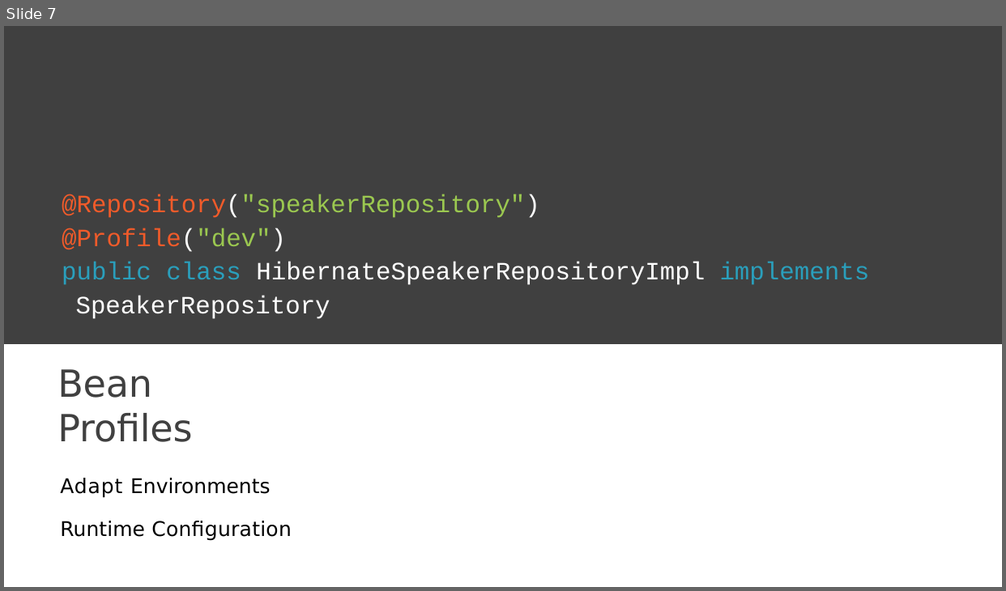
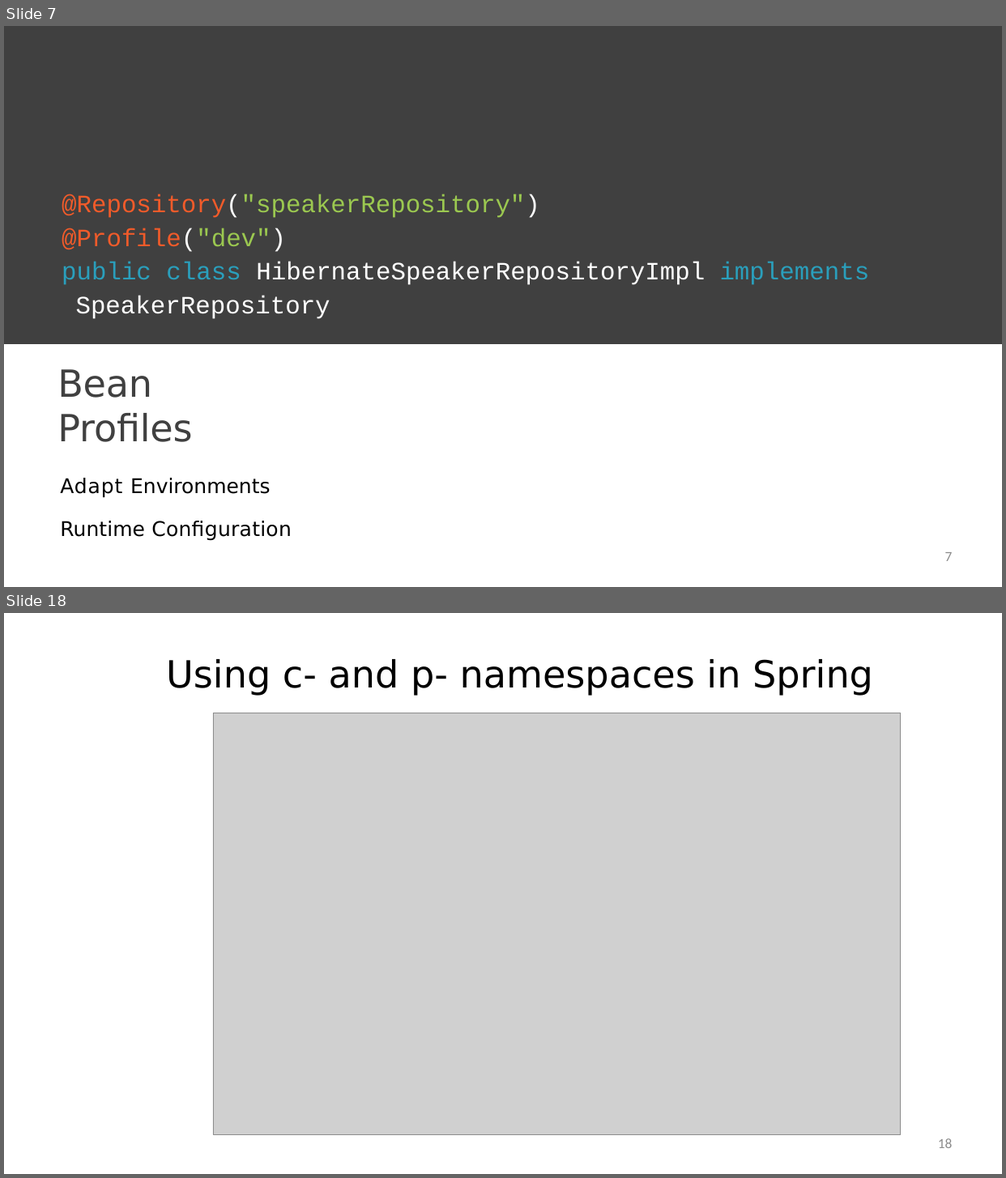
Before and after one commit to StevenJoseph19/JEE-DevOps, a slide deck: 2. Spring 5.0/Day 3/Slides/7. Advanced Bean Configuration/advanced-bean-configuration.pptx. Shown one above the other, each under a label of ours: slide 7 before the commit, slides 7 and 18 after it; the slides between them are not shown. The pictures are 1006x591 and 1006x1178 pixels, drawn with LibreOffice and Linux fonts; fonts in the diff are those of the drawing; grey boxes stand for pictures; background and template pictures are left out. Boxes give left, top, right and bottom in pixels: in the first picture for what was removed or moved away, otherwise in the second. Text is boxed around its words. In the diff, an @@ line names an element or a change of style, - is before the commit and + after.

```diff
--- a/2. Spring 5.0/Day 3/Slides/7. Advanced Bean Configuration/advanced-bean-configuration.pptx
+++ b/2. Spring 5.0/Day 3/Slides/7. Advanced Bean Configuration/advanced-bean-configuration.pptx
@@ slide 18 added at (4,613,1002,1174), background #FFFFFF @@
@@ title added at (166,659,873,696), 48 pt, text #000000 @@
+Using c- and p- namespaces in Spring
@@ picture added at (213,713,901,1135) @@
@@ page number added at (938,1139,953,1148), 18 pt, text #8C8C8C @@
+18
@@ slide 7 changed as well @@
@@ page number added at (945,552,953,561), 18 pt, text #8C8C8C @@
+7
```
Also in this commit, not shown: 7 other slides changed, 10 other slides added, 38 other files.
